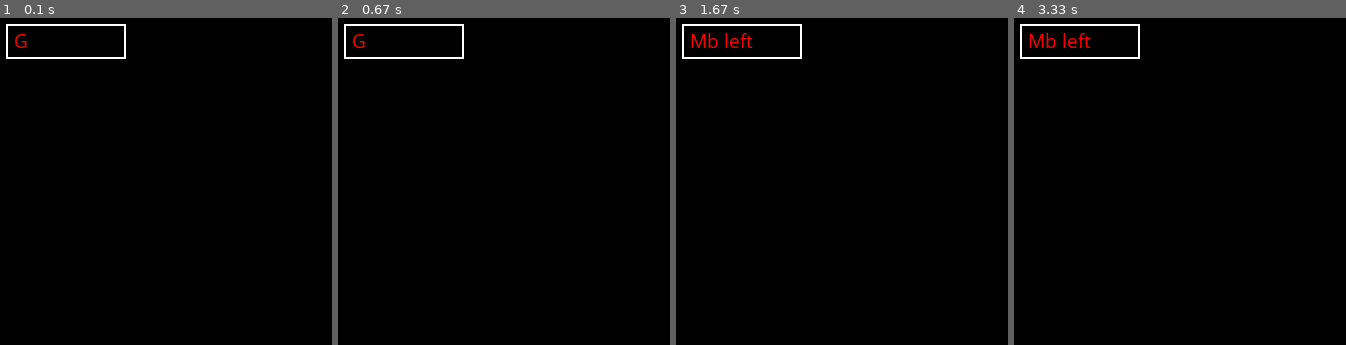
Above: before the commit, frames 1-4 (left to right).
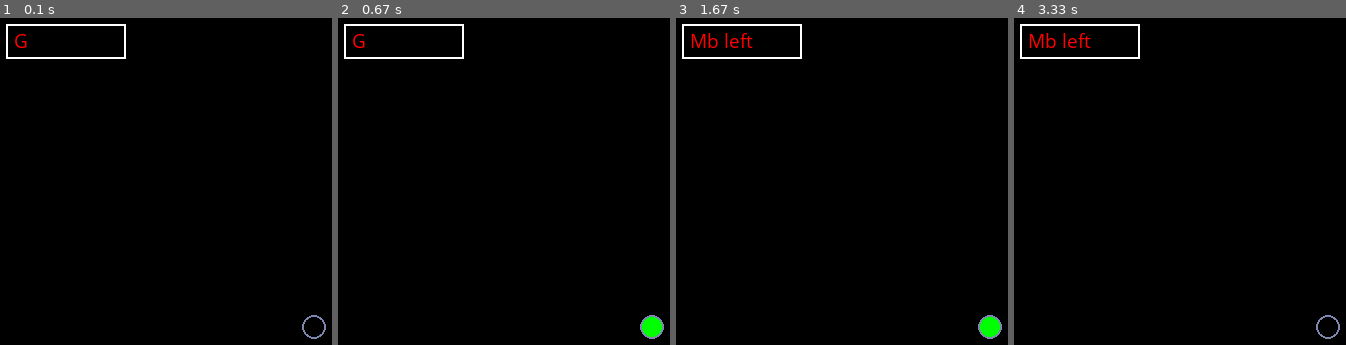
Above: after the commit, the same moments.

Repository: dnzggg/PygameGUI
Game: pygame game, started from pygui.py
Same seed, same stepped clock (60 frames per second), same inputs: the game is played once before the commit and once after it.
Inputs (mouse positions are in pixels of both pictures, inside the frame that each line leads up to):
- Up to frame 1 (0.1 s): no input
- Up to frame 2 (0.67 s): press the mouse at (653, 325) at 0.37 s; move the mouse to (outside the picture) at 0.47 s; release the mouse at (outside the picture) at 0.6 s
- Up to frame 3 (1.67 s): press the mouse at (991, 325) at 0.7 s; move the mouse to (968, 184) at 0.8 s; release the mouse at (944, 40) at 0.93 s; press the mouse at (749, 44) at 1.03 s; move the mouse to (762, 53) at 1.13 s; release the mouse at (775, 60) at 1.27 s; press the mouse at (991, 325) at 1.37 s; move the mouse to (915, 295) at 1.47 s; release the mouse at (842, 266) at 1.6 s
- Up to frame 4 (3.33 s): press the mouse at (1329, 325) at 1.7 s; move the mouse to (1180, 295) at 1.8 s; release the mouse at (1030, 263) at 1.93 s; press the mouse at (1329, 325) at 2.03 s; move the mouse to (1189, 243) at 2.13 s; release the mouse at (1050, 161) at 2.27 s; press the mouse at (1329, 325) at 2.37 s; move the mouse to (1309, 237) at 2.47 s; release the mouse at (1289, 148) at 2.6 s; press the mouse at (1329, 325) at 2.7 s; move the mouse to (outside the picture) at 2.8 s; release the mouse at (outside the picture) at 2.93 s; press the mouse at (1329, 325) at 3.03 s; move the mouse to (outside the picture) at 3.13 s; release the mouse at (outside the picture) at 3.27 s

The runs differ from the first frame. In frame 1, 0.1% of the frame differs, in the area x 90-99%, y 90-99%; in frame 2, 0.4%; in frame 3, 0.4%; in frame 4, 0.1%.

Commit message:
Input box made.

Diff:
--- /dev/null
+++ b/InputBox.py
@@ -0,0 +1,65 @@
+import pygame
+from pygame import *
+
+
+def lookforinput():
+    pressed_keys = pygame.key.get_pressed()
+    for event in pygame.event.get():
+        if event.type == pygame.QUIT:
+            exit()
+        elif event.type == pygame.KEYDOWN:
+            alt_pressed = pressed_keys[pygame.K_LALT] or pressed_keys[pygame.K_RALT]
+            if event.key == pygame.K_ESCAPE:
+                pass
+            elif event.key == pygame.K_F4 and alt_pressed:
+                exit()
+        ib.handle_events(event)
+
+
+class InputBox:
+    def __init__(self, screen, x, y, w, h, text=""):
+        self.screen = screen
+        self.w = w
+        self.rect = Rect(x, y, w, h)
+        self.active_color = (28, 134, 238)
+        self.inactive_color = (141, 182, 205)
+        self.color = self.inactive_color
+        self.text = text
+        self.active = False
+        self.font = font.SysFont('Comic Sans MS', 20)
+        self.text1 = self.font.render(self.text, True, (255, 255, 255))
+
+    def handle_events(self, event):
+        if event.type == MOUSEBUTTONDOWN:
+            if self.rect.collidepoint(event.pos[0], event.pos[1]):
+                self.active = True
+            else:
+                self.active = False
+            self.color = self.active_color if self.active else self.inactive_color
+        if event.type == KEYDOWN:
+            if self.active:
+                if event.key == K_BACKSPACE:
+                    self.text = self.text[:-1]
+                elif event.key in [K_0, K_1, K_2, K_3, K_4, K_5, K_6, K_7, K_8, K_9]:
+                    self.text += event.unicode
+                self.text1 = self.font.render(self.text, True, (255, 255, 255))
+
+    def draw(self):
+        self.screen.blit(self.text1, (self.rect.x+5, self.rect.y+5))
+        draw.rect(self.screen, self.color, self.rect, 2)
+
+    def update(self):
+        width = max(self.w, self.text1.get_width()+10)
+        self.rect.w = width
+
+
+pygame.init()
+window = pygame.display.set_mode((800, 800))
+ib = InputBox(window, 100, 100, 140, 40)
+
+while True:
+    lookforinput()
+    window.fill((30, 30, 30))
+    ib.update()
+    ib.draw()
+    pygame.display.flip()
--- /dev/null
+++ b/a.py
@@ -0,0 +1,81 @@
+import pygame
+
+
+pygame.init()
+screen = pygame.display.set_mode((640, 480))
+COLOR_INACTIVE = pygame.Color('lightskyblue3')
+COLOR_ACTIVE = pygame.Color('dodgerblue2')
+FONT = pygame.font.Font(None, 32)
+
+
+class InputBox:
+    def __init__(self, x, y, w, h, text=''):
+        self.rect = pygame.Rect(x, y, w, h)
+        self.color = COLOR_INACTIVE
+        self.text = text
+        self.txt_surface = FONT.render(text, True, self.color)
+        self.active = False
+
+    def handle_event(self, event):
+        if event.type == pygame.MOUSEBUTTONDOWN:
+            # If the user clicked on the input_box rect.
+            if self.rect.collidepoint(event.pos):
+                # Toggle the active variable.
+                self.active = not self.active
+            else:
+                self.active = False
+            # Change the current color of the input box.
+            self.color = COLOR_ACTIVE if self.active else COLOR_INACTIVE
+        if event.type == pygame.KEYDOWN:
+            if self.active:
+                if event.key == pygame.K_RETURN:
+                    print(self.text)
+                    self.text = ''
+                elif event.key == pygame.K_BACKSPACE:
+                    self.text = self.text[:-1]
+                else:
+                    self.text += event.unicode
+                # Re-render the text.
+                self.txt_surface = FONT.render(self.text, True, self.color)
+
+    def update(self):
+        # Resize the box if the text is too long.
+        width = max(200, self.txt_surface.get_width()+10)
+        self.rect.w = width
+
+    def draw(self, screen):
+        # Blit the text.
+        screen.blit(self.txt_surface, (self.rect.x+5, self.rect.y+5))
+        # Blit the rect.
+        pygame.draw.rect(screen, self.color, self.rect, 2)
+
+
+
+def main():
+    clock = pygame.time.Clock()
+    input_box1 = InputBox(100, 100, 140, 32)
+    input_box2 = InputBox(100, 300, 140, 32)
+    input_boxes = [input_box1, input_box2]
+    done = False
+
+    while not done:
+        for event in pygame.event.get():
+            if event.type == pygame.QUIT:
+                done = True
+            for box in input_boxes:
+                box.handle_event(event)
+
+        for box in input_boxes:
+            box.update()
+
+        screen.fill((30, 30, 30))
+        for box in input_boxes:
+            box.draw(screen)
+
+        pygame.display.flip()
+        clock.tick(30)
+
+
+if __name__ == '__main__':
+    main()
+    pygame.quit()
--- a/pygui.py
+++ b/pygui.py
@@ -13,6 +13,7 @@
             elif event.key == pygame.K_F4 and alt_pressed:
                 exit()
         func.update(event)
+        rb.update(event)
 
 
 class Slider:
@@ -78,7 +79,10 @@
         mouse = pygame.mouse.get_pos()
         if x < mouse[0] < x + width and y < mouse[1] < y + height:
             if event.type == pygame.MOUSEBUTTONDOWN:
-                self.activate()
+                if not self.set:
+                    self.activate()
+                else:
+                    self.deactivate()
                 self.pressed = True
         else:
             self.pressed = False
@@ -92,7 +96,8 @@
         self.set = False
 
     def draw(self):
-        pygame.draw.circle(self.screen, self.active_color, self.pos, 11)
+        if self.set:
+            pygame.draw.circle(self.screen, self.active_color, self.pos, 11)
         pygame.draw.circle(self.screen, self.color, self.pos, 12, 2)
 
 
@@ -157,9 +162,11 @@
 pygame.init()
 window = pygame.display.set_mode((800, 800))
 func = GetFunctionKey(window)
+rb = RadioButton(window)
 
 while True:
     lookforinput()
     window.fill((0, 0, 0))
     func.draw()
+    rb.draw()
     pygame.display.flip()
